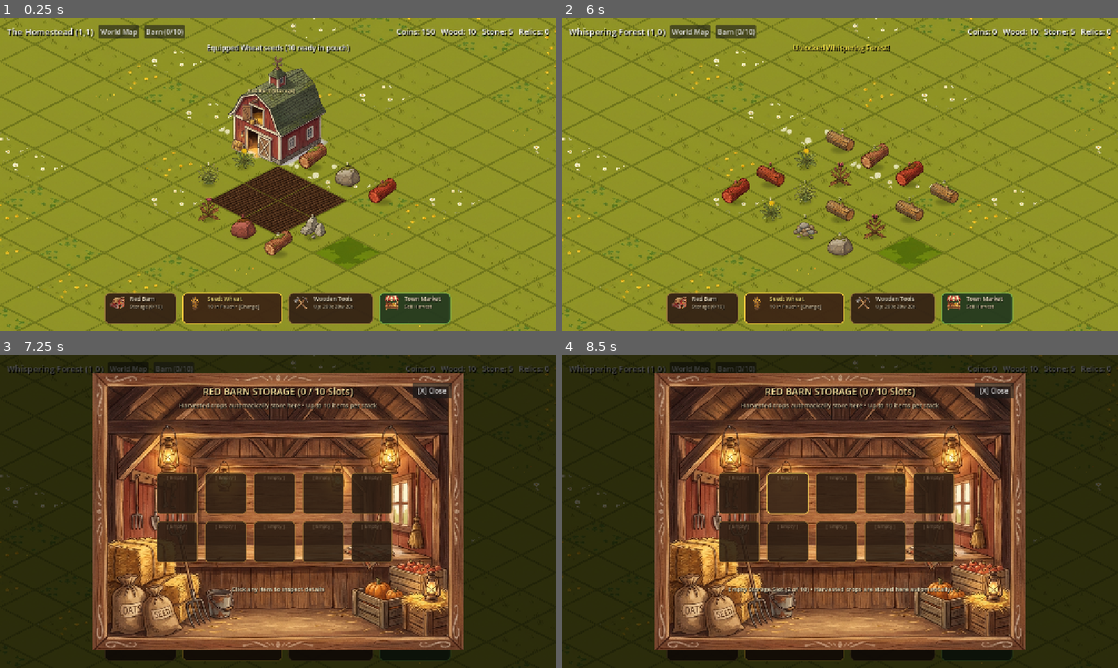
Above: before the commit, frames 1-4 (two rows, left to right).
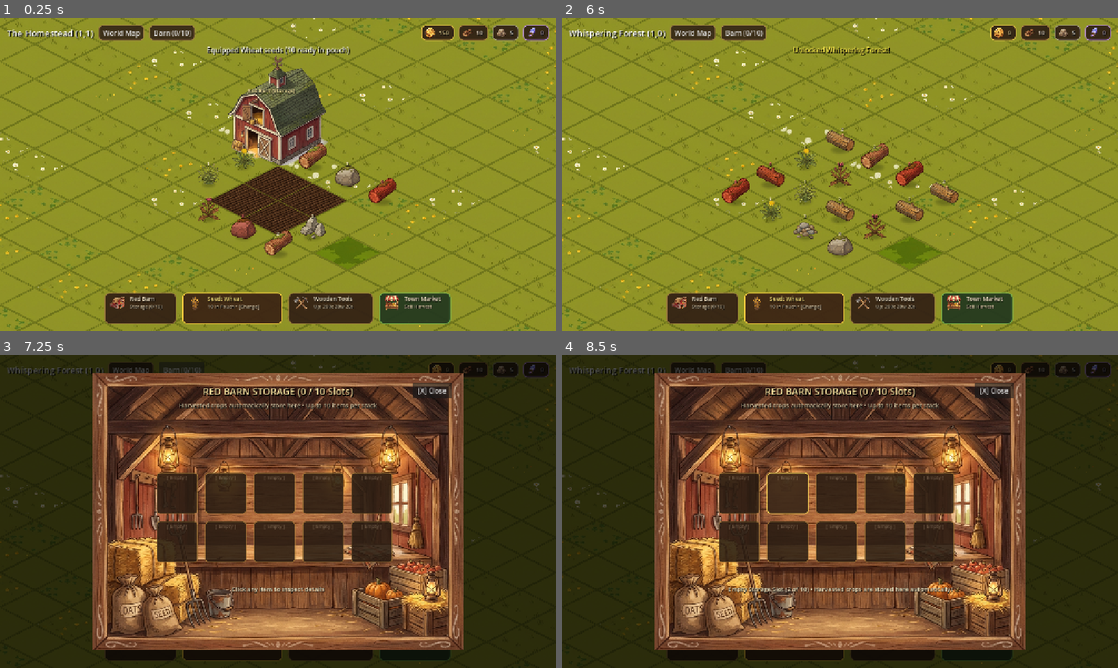
Above: after the commit, the same moments.

Repository: ShootyQ/FarmingApp
Game: Godot game, scene res://scenes/main.tscn
Two runs of this game, one before a commit and one after it. Both use one fixed random seed, a clock stepped at 60 frames per second and the inputs below.
Inputs (mouse positions are in pixels of both pictures, inside the frame that each line leads up to):
- Up to frame 1 (0.25 s): no input
- Up to frame 2 (6 s): click "World Map" at 0.5 s; click "Barn (0/10)" at 1.25 s; click (701, 309) at 2.02 s; click (795, 309) at 2.75 s; click (890, 309) at 3.5 s; click (979, 309) at 4.25 s; click "[LOCKED] (Far away)" at 5 s; click "[LOCKED] Whispering Forest Un…" at 5.75 s
- Up to frame 3 (7.25 s): click "Barn (0/10)" at 6.5 s
- Up to frame 4 (8.5 s): click "[ Empty ]" at 7.25 s; click "[ Empty ]" at 8 s

The runs differ from the first frame. In frame 1, 2.6% of the frame differs, in the area x 1-99%, y 2-12%; in frame 2, 2.4%; in frame 3, 1.0%; in frame 4, 1.0%.

Commit message:
Add custom illustrated resource badge pills (Coins, Wood, Stone, Relics) to top HUD

Diff:
--- a/scripts/main.gd
+++ b/scripts/main.gd
@@ -10,10 +10,11 @@
 @onready var plots_root = $WorldViewport/World/Plots
 @onready var camera = $WorldViewport/World/Camera2D
 
-@onready var coins_label = $HUD/Margin/VBox/TopBar/Resources/Coins
-@onready var wood_label = $HUD/Margin/VBox/TopBar/Resources/Wood
-@onready var stone_label = $HUD/Margin/VBox/TopBar/Resources/Stone
-@onready var relics_label = $HUD/Margin/VBox/TopBar/Resources/Relics
+@onready var resources_container = $HUD/Margin/VBox/TopBar/Resources
+var coins_label: Label
+var wood_label: Label
+var stone_label: Label
+var relics_label: Label
 @onready var sector_title = $HUD/Margin/VBox/TopBar/SectorInfo/SectorTitle
 @onready var status_banner = $HUD/Margin/VBox/StatusBanner
 
@@ -47,6 +48,12 @@
 var tex_dock_seed = preload("res://assets/ui/dock_icon_seed.png")
 var tex_dock_tools = preload("res://assets/ui/dock_icon_tools.png")
 var tex_dock_market = preload("res://assets/ui/dock_icon_market.png")
+
+# Top HUD Resource Icons
+var tex_res_coin = preload("res://assets/ui/res_icon_coin.png")
+var tex_res_wood = preload("res://assets/ui/res_icon_wood.png")
+var tex_res_stone = preload("res://assets/ui/res_icon_stone.png")
+var tex_res_relic = preload("res://assets/ui/res_icon_relic.png")
 
 # Seed Pouch Modal & Market Modal
 var seed_modal: Control
@@ -134,6 +141,7 @@
 func _ready():
 	_build_isometric_grid()
 	_setup_gardener_dock()
+	_setup_resource_bar()
 	_build_seed_modal()
 	_build_market_modal()
 	_build_barn_modal()
@@ -146,11 +154,26 @@
 	GameState.barn_updated.connect(_refresh_barn_modal)
 	GameState.barn_updated.connect(_refresh_market_modal)
 
-	$HUD/Margin/VBox/TopBar/SectorInfo/MapBtn.pressed.connect(func(): map_modal.visible = true)
+	var make_wood_small_sb = func() -> StyleBoxFlat:
+		var sb = StyleBoxFlat.new()
+		sb.bg_color = Color(0.20, 0.14, 0.09, 0.90)
+		sb.set_border_width_all(2)
+		sb.border_color = Color(0.65, 0.50, 0.30, 0.85)
+		sb.set_corner_radius_all(8)
+		sb.content_margin_left = 10
+		sb.content_margin_right = 10
+		sb.content_margin_top = 4
+		sb.content_margin_bottom = 4
+		return sb
+
+	var map_btn = $HUD/Margin/VBox/TopBar/SectorInfo/MapBtn
+	map_btn.add_theme_stylebox_override("normal", make_wood_small_sb.call())
+	map_btn.pressed.connect(func(): map_modal.visible = true)
 	$HUD/MapModal/Panel/VBox/CloseMapBtn.pressed.connect(func(): map_modal.visible = false)
 
 	barn_btn = Button.new()
 	barn_btn.text = "Barn (0/10)"
+	barn_btn.add_theme_stylebox_override("normal", make_wood_small_sb.call())
 	barn_btn.pressed.connect(_open_barn_modal)
 	$HUD/Margin/VBox/TopBar/SectorInfo.add_child(barn_btn)
 
@@ -305,6 +328,72 @@
 		plots_root.add_child(node)
 		plot_nodes.append(node)
 
+func _format_number(val: int) -> String:
+	var s = str(val)
+	var res = ""
+	var count = 0
+	for i in range(s.length() - 1, -1, -1):
+		res = s[i] + res
+		count += 1
+		if count % 3 == 0 and i > 0 and s[i - 1] != "-":
+			res = "," + res
+	return res
+
+func _setup_resource_bar():
+	for child in resources_container.get_children():
+		child.queue_free()
+
+	resources_container.alignment = BoxContainer.ALIGNMENT_END
+	resources_container.add_theme_constant_override("separation", 10)
+
+	var create_res_badge = func(icon_tex: Texture2D, border_col: Color, text_col: Color) -> Label:
+		var pill = PanelContainer.new()
+		pill.custom_minimum_size = Vector2(0, 36)
+
+		var sb = StyleBoxFlat.new()
+		sb.bg_color = Color(0.18, 0.12, 0.08, 0.92)
+		sb.set_border_width_all(2)
+		sb.border_color = border_col
+		sb.set_corner_radius_all(10)
+		sb.content_margin_left = 8
+		sb.content_margin_right = 12
+		sb.content_margin_top = 4
+		sb.content_margin_bottom = 4
+		pill.add_theme_stylebox_override("panel", sb)
+
+		var h = HBoxContainer.new()
+		h.mouse_filter = Control.MOUSE_FILTER_IGNORE
+		h.alignment = BoxContainer.ALIGNMENT_CENTER
+		h.add_theme_constant_override("separation", 8)
+		pill.add_child(h)
+
+		var ic = TextureRect.new()
+		ic.mouse_filter = Control.MOUSE_FILTER_IGNORE
+		ic.custom_minimum_size = Vector2(24, 24)
+		ic.expand_mode = TextureRect.EXPAND_IGNORE_SIZE
+		ic.stretch_mode = TextureRect.STRETCH_KEEP_ASPECT_CENTERED
+		ic.texture = icon_tex
+		h.add_child(ic)
+
+		var val_lbl = Label.new()
+		val_lbl.mouse_filter = Control.MOUSE_FILTER_IGNORE
+		val_lbl.horizontal_alignment = HORIZONTAL_ALIGNMENT_LEFT
+		val_lbl.vertical_alignment = VERTICAL_ALIGNMENT_CENTER
+		val_lbl.add_theme_font_size_override("font_size", 14)
+		val_lbl.add_theme_color_override("font_color", text_col)
+		val_lbl.add_theme_color_override("font_shadow_color", Color(0, 0, 0, 0.95))
+		val_lbl.add_theme_constant_override("shadow_offset_x", 1)
+		val_lbl.add_theme_constant_override("shadow_offset_y", 1)
+		h.add_child(val_lbl)
+
+		resources_container.add_child(pill)
+		return val_lbl
+
+	coins_label = create_res_badge.call(tex_res_coin, Color(0.95, 0.80, 0.30, 0.9), Color(1.0, 0.92, 0.65, 1.0))
+	wood_label = create_res_badge.call(tex_res_wood, Color(0.70, 0.50, 0.28, 0.85), Color(0.96, 0.90, 0.82, 1.0))
+	stone_label = create_res_badge.call(tex_res_stone, Color(0.65, 0.62, 0.55, 0.85), Color(0.90, 0.90, 0.88, 1.0))
+	relics_label = create_res_badge.call(tex_res_relic, Color(0.75, 0.55, 0.95, 0.9), Color(0.92, 0.85, 1.0, 1.0))
+
 func _setup_gardener_dock():
 	for child in bottom_controls.get_children():
 		child.queue_free()
@@ -533,10 +622,14 @@
 			_show_message("Must unlock an adjacent plot first!", false)
 
 func _refresh_ui():
-	coins_label.text = "Coins: %d" % GameState.coins
-	wood_label.text = "Wood: %d" % GameState.wood
-	stone_label.text = "Stone: %d" % GameState.stone
-	relics_label.text = "Relics: %d" % GameState.relics
+	if coins_label:
+		coins_label.text = _format_number(GameState.coins)
+	if wood_label:
+		wood_label.text = _format_number(GameState.wood)
+	if stone_label:
+		stone_label.text = _format_number(GameState.stone)
+	if relics_label:
+		relics_label.text = _format_number(GameState.relics)
 
 	var s_info = GameData.SECTORS.get(GameState.current_sector_coord, {})
 	sector_title.text = "%s (%s)" % [s_info.get("name", "Farm"), GameState.current_sector_coord]
Binary file added: assets/ui/res_icon_coin.png
Not shown, added: assets/ui/res_icon_coin.png.import
Binary file added: assets/ui/res_icon_relic.png
Not shown, added: assets/ui/res_icon_relic.png.import
Binary file added: assets/ui/res_icon_stone.png
Not shown, added: assets/ui/res_icon_stone.png.import
Binary file added: assets/ui/res_icon_wood.png
Not shown, added: assets/ui/res_icon_wood.png.import
